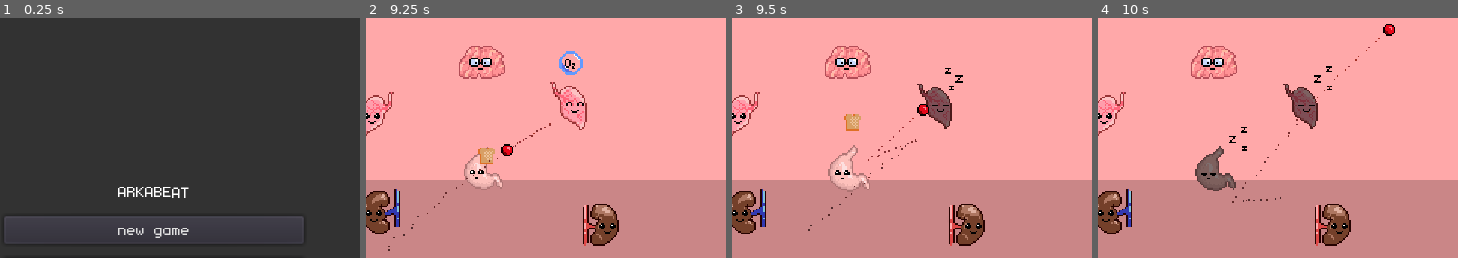
Above: before the commit, frames 1-4 (left to right).
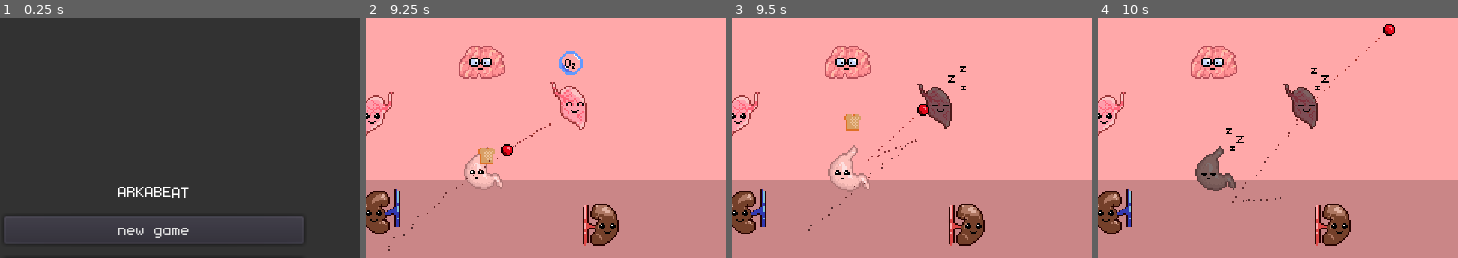
Above: after the commit, the same moments.

Repository: dmitriy-shmilo/arkabeat
Game: Godot game, scene res://screens/title/title.tscn
Two runs of this game, one before a commit and one after it. Both use one fixed random seed, a clock stepped at 60 frames per second and the inputs below.
Inputs (mouse positions are % of the whole screen's width and height, from its top left):
- Up to frame 1 (0.25 s): no input
- Up to frame 2 (9.25 s): click "new game" at 0.5 s; tap Enter at 1.25, 2.75, 4.25 s; move the mouse to (72, 45) at 1.27 s; tap Space at 2, 3.5, 5 s; move the mouse to (30, 55) at 2.02 s; move the mouse to (60, 28) at 2.77 s; move the mouse to (45, 70) at 3.52 s; move the mouse to (80, 65) at 4.27 s; move the mouse to (20, 35) at 5.02 s; move the mouse to (55, 50) at 5.77 s; move the mouse to (35, 25) at 6.52 s; move the mouse to (72, 45) at 7.27 s; move the mouse to (30, 55) at 8.02 s; move the mouse to (60, 28) at 8.77 s
- Up to frame 3 (9.5 s): no input
- Up to frame 4 (10 s): move the mouse to (45, 70) at 9.52 s
The pictures show only the part of the screen within x 29-79%, y 0-50%; the shares and areas given below are measured in that part.

Frames 1-2 are identical in both runs. In frame 3, 0.2% of the frame differs, in the area x 59-65%, y 20-30%; in frame 4, 0.3%, in the area x 35-65%, y 20-56%.
Error in both runs: Trying to assign value of type 'AnimatedSprite' to a variable of type 'Sprite'. (res://bat/bat.gd:6)

Commit message:
Play sounds when hitting targets

Diff:
--- a/organ/organ.gd
+++ b/organ/organ.gd
@@ -20,6 +20,11 @@
 	ENERGY,
 }
 
+const HitSounds = [
+		preload("res://organ/hit1.wav"),
+		preload("res://organ/hit2.wav")
+]
+
 export (ORGAN_TYPE) var organ_type = ORGAN_TYPE.NONE
 export (RESOURCE_TYPE) var provided_resource = RESOURCE_TYPE.NONE
 export (RESOURCE_TYPE) var consumed_resource = RESOURCE_TYPE.NONE
@@ -30,6 +35,7 @@
 onready var _resource_sprite: Sprite = $ResourceSprite
 onready var _animation_player: AnimationPlayer = $AnimationPlayer
 onready var _sleeping_indicator: AnimatedSprite = $SleepingIndicator
+onready var _audio: AudioStreamPlayer = $Audio
 
 func _ready():
 	# TODO: clean up magic numbers
@@ -56,6 +62,9 @@
 	_hit_tween.interpolate_property(_sprite, "scale", Vector2(1.2, 1.2), \
 		Vector2(1.0, 1.0), .1, Tween.TRANS_LINEAR, Tween.EASE_IN_OUT, 0.2)
 	_hit_tween.start()
+	if not _audio.playing:
+		_audio.stream = HitSounds[randi() % HitSounds.size()]
+		_audio.play()
 
 
 func play_hit_frame():
--- a/organ/organ.tscn
+++ b/organ/organ.tscn
@@ -153,5 +153,6 @@
 visible = false
 position = Vector2( 12.4017, -18.7491 )
 frames = SubResource( 6 )
-frame = 1
 playing = true
+
+[node name="Audio" type="AudioStreamPlayer" parent="."]
Not shown, added: organ/hit1.wav.import
Not shown, added: organ/hit2.wav.import
Not shown, added: organ/hit1.wav
Not shown, added: organ/hit2.wav
